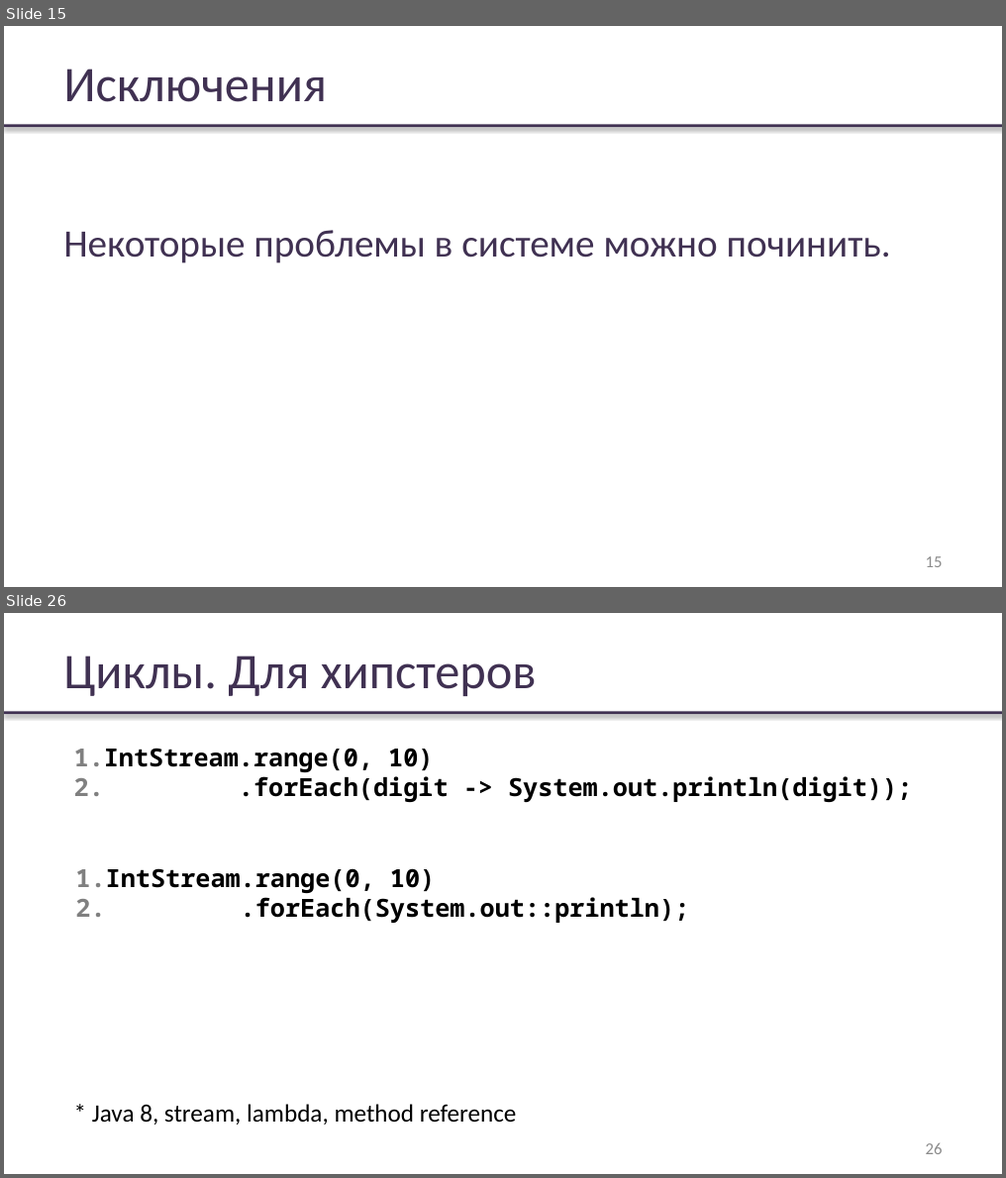
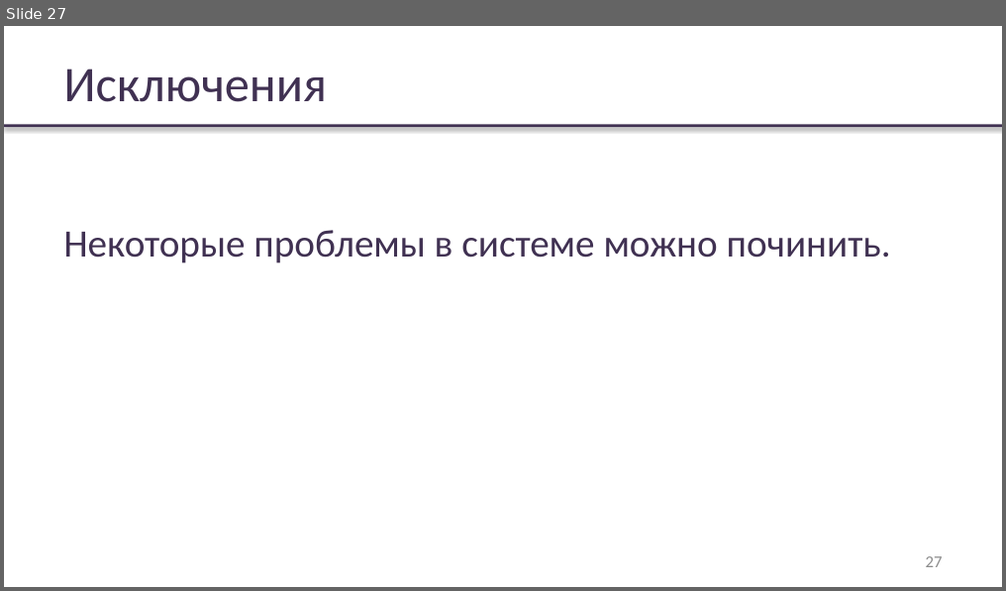
Before and after one commit to rybalkinsd/atom, a slide deck: lecture2/presentation/lecture02.pptx. Shown one above the other, each under a label of ours: slides 15 and 26 before the commit, slide 27 after it; the slides between them are not shown. The pictures are 1006x1178 and 1006x591 pixels, drawn with LibreOffice and Linux fonts; fonts in the diff are those of the drawing; background and template pictures are left out. Boxes give left, top, right and bottom in pixels: in the first picture for what was removed or moved away, otherwise in the second. Text is boxed around its words. In the diff, an @@ line names an element or a change of style, - is before the commit and + after.

```diff
--- a/lecture2/presentation/lecture02.pptx
+++ b/lecture2/presentation/lecture02.pptx
@@ slide 26 removed at <box>4,613,1002,1174</box>, background #FFFFFF; not listed: 1 template element that a slide beside it also shows @@
@@ text removed at <box>63,656,537,696</box> @@
-Циклы. Для хипстеров
@@ text removed at <box>74,748,912,802</box> @@
-1. IntStream.range(0, 10)
-2. .forEach(digit -> System.out.println(digit));
@@ text removed at <box>75,868,690,923</box> @@
-1. IntStream.range(0, 10)
-2. .forEach(System.out::println);
@@ text removed at <box>92,1104,517,1125</box> @@
-* Java 8, stream, lambda, method reference
@@ page number removed at <box>926,1144,943,1155</box> @@
-26
@@ what was slide 15 is now slide 27 @@
@@ page number at <box>926,557,943,568</box>: text changed @@
-15
+27
```
Also in this commit, not shown: 10 slides changed, 24 slides added, 25 other slides removed, 3 other files.
